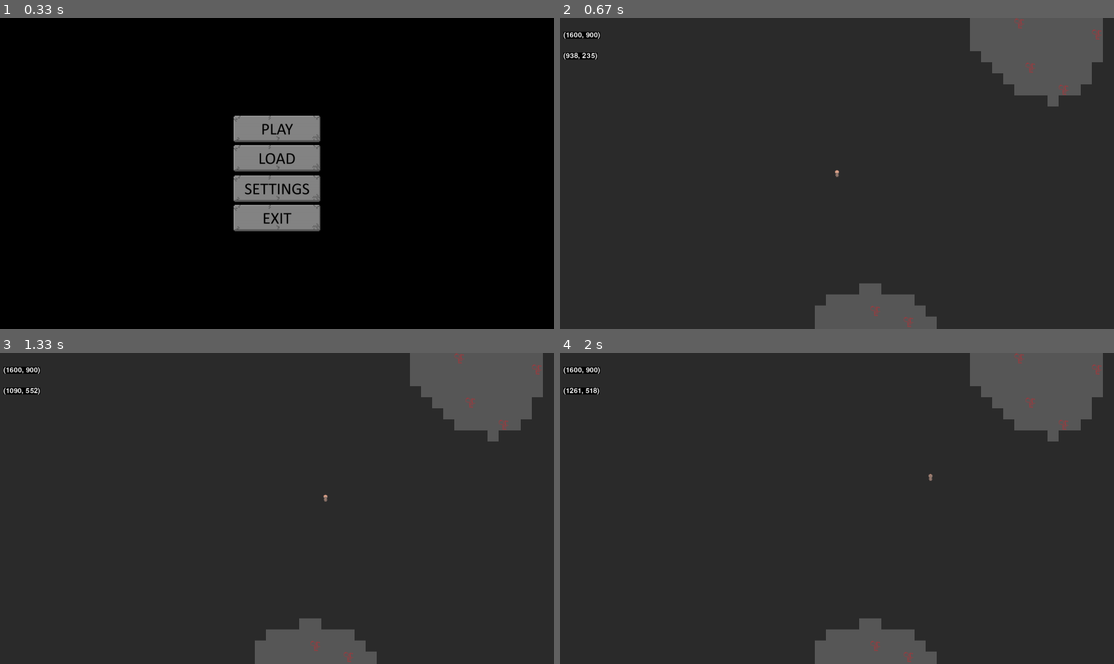
Above: before the commit, frames 1-4 (two rows, left to right).
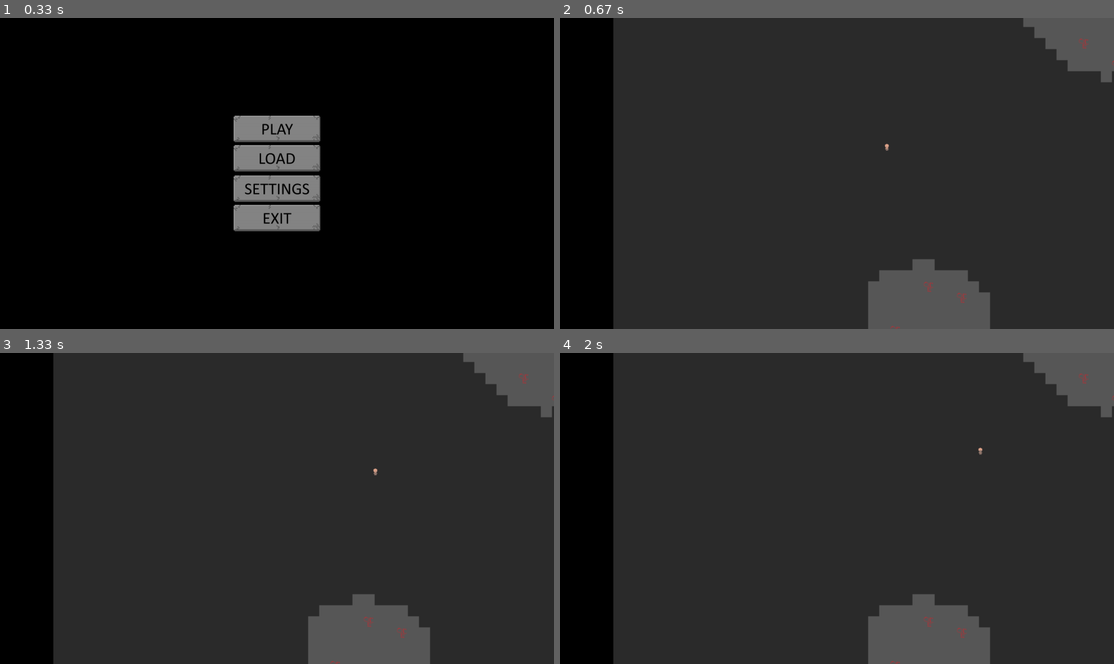
Above: after the commit, the same moments.

Repository: Shelbyen/PyGame_Game
Game: pygame game, started from main.py
Two runs of this game, one before a commit and one after it. Both use one fixed random seed, a clock stepped at 60 frames per second and the inputs below.
Inputs (mouse positions are in pixels of both pictures, inside the frame that each line leads up to):
- Up to frame 1 (0.33 s): no input
- Up to frame 2 (0.67 s): press the mouse at (837, 129) at 0.37 s; move the mouse to (859, 114) at 0.47 s; release the mouse at (886, 98) at 0.6 s
- Up to frame 3 (1.33 s): hold Right 0.67-1.13 s; move the mouse to (293, 601) at 0.7 s; hold Up from 1.22 s (still down); move the mouse to (376, 542) at 1.25 s
- Up to frame 4 (2 s): release Up at 1.52 s; hold Right from 1.55 s (still down); move the mouse to (997, 533) at 1.58 s

Frame 1 is identical in both runs. In frame 2, 17% of the frame differs, in the area x 0-100%, y 0-100%; in frame 3, 17%; in frame 4, 17%.

Commit message:
add final camera

Diff:
--- a/config.py
+++ b/config.py
@@ -21,7 +21,7 @@
 font.init()
 COLOR_INACTIVE = Color('lightskyblue3')
 COLOR_ACTIVE = Color('dodgerblue2')
-FONT = font.Font(None, 32)
+FONT = font.Font(None, 50)
 
 TILE = 32
 FPS = 60
--- a/data/core/camera.py
+++ b/data/core/camera.py
@@ -1,24 +1,10 @@
-from pygame import SRCALPHA, Surface, Rect, K_q, K_e, K_a, K_d, K_w, K_s
+from pygame import SRCALPHA, Surface
 from pygame.display import get_surface
-from pygame.key import get_pressed
-from pygame.math import Vector2
-from pygame.mouse import get_pos
+from pygame.mouse import get_pressed
 from pygame.sprite import Group
 from pygame.transform import scale
 
 from config import SCREEN_WIDTH, SCREEN_HEIGHT
-from debug import debug
-
-
-def get_internal_surface(internal_surf, sprites, offset, internal_offset):
-    for sprite in sorted(sprites, key=lambda sprite: sprite.rect.centery):
-        # filter(lambda sprite: internal_surf.get_rect().colliderect(sprite.rect)
-        offset_pos = sprite.rect.topleft - offset + internal_offset
-        if (offset_pos.x + sprite.rect.width > 0
-                and offset_pos.y + sprite.rect.height > 0
-                or offset_pos.x - sprite.rect.width < internal_surf.get_width()
-                and offset_pos.y - sprite.rect.height < internal_surf.get_height()):
-            internal_surf.blit(sprite.image, offset_pos)
 
 
 class CameraGroup(Group):
@@ -26,61 +12,44 @@
         super().__init__()
         self.display_surface = get_surface()
 
-        # camera offset
-        self.offset = Vector2()
-        self.half_w = self.display_surface.get_size()[0] // 2
-        self.half_h = self.display_surface.get_size()[1] // 2
+        self.camera_x = 0
+        self.camera_y = 0
 
-        # box setup
-        self.camera_borders = {'left': 200, 'right': 200, 'top': 100, 'bottom': 100}
-        l = self.camera_borders['left']
-        t = self.camera_borders['top']
-        w = self.display_surface.get_size()[0] - (self.camera_borders['left'] + self.camera_borders['right'])
-        h = self.display_surface.get_size()[1] - (self.camera_borders['top'] + self.camera_borders['bottom'])
-        self.camera_rect = Rect(l, t, w, h)
-
-        # camera speed
-        self.keyboard_speed = 8
-        self.mouse_speed = 0.2
-
-        # zoom
         self.zoom_scale = 1
         self.internal_surf_size = (SCREEN_WIDTH, SCREEN_HEIGHT)
         self.internal_surf = Surface(self.internal_surf_size, SRCALPHA)
-        self.internal_rect = self.internal_surf.get_rect(center=(self.half_w, self.half_h))
-        self.internal_surface_size_vector = Vector2(self.internal_surf_size)
-        self.internal_offset = Vector2()
-        self.internal_offset.x = self.internal_surf_size[0] // 2 - self.half_w
-        self.internal_offset.y = self.internal_surf_size[1] // 2 - self.half_h
 
-    def keyboard_control(self):
+    def keyboard_control(self, event):
         keys = get_pressed()
-        if keys[K_a]: self.camera_rect.x -= self.keyboard_speed
-        if keys[K_d]: self.camera_rect.x += self.keyboard_speed
-        if keys[K_w]: self.camera_rect.y -= self.keyboard_speed
-        if keys[K_s]: self.camera_rect.y += self.keyboard_speed
+        if keys[0]:
+            self.camera_x -= event.rel[0] * self.zoom_scale
+            self.camera_y -= event.rel[1] * self.zoom_scale
 
-        self.offset.x = self.camera_rect.left - self.camera_borders['left']
-        self.offset.y = self.camera_rect.top - self.camera_borders['top']
+    def zoom_keyboard_control(self, event):
+        mouse_pos_x = event.pos[0]
+        mouse_pos_y = event.pos[1]
+        jump_x = self.camera_x + mouse_pos_x * self.zoom_scale
+        jump_y = self.camera_y + mouse_pos_y * self.zoom_scale
 
-    def zoom_keyboard_control(self):
-        keys = get_pressed()
-        if keys[K_q] and self.zoom_scale <= 1.8:
-            self.zoom_scale += 0.1
-        if keys[K_e] and self.zoom_scale >= 0.5:
-            self.zoom_scale -= 0.1
+        if event.button == 4:
+            self.zoom_scale = self.zoom_scale * 0.85
+
+            self.camera_x = jump_x - mouse_pos_x * self.zoom_scale
+            self.camera_y = jump_y - mouse_pos_y * self.zoom_scale
+
+        if event.button == 5:
+            self.zoom_scale = self.zoom_scale / 0.85
+
+            self.camera_x = jump_x - mouse_pos_x * self.zoom_scale
+            self.camera_y = jump_y - mouse_pos_y * self.zoom_scale
 
     def custom_draw(self):
-        self.keyboard_control()
-        self.zoom_keyboard_control()
         self.internal_surf.fill('#000000')
 
-        # active elements
-        get_internal_surface(self.internal_surf, self.sprites(), self.offset, self.internal_offset)
-
-        self.internal_surf = scale(self.internal_surf, tuple(map(int, (self.internal_surface_size_vector * self.zoom_scale))))
-        self.internal_rect = self.internal_surf.get_rect(center=(self.half_w, self.half_h))
-
-        self.display_surface.blit(self.internal_surf, self.internal_rect)
-        debug(tuple(map(int, (self.internal_surface_size_vector * self.zoom_scale))), y=40)
-        debug((int(get_pos()[0] * self.zoom_scale), int(get_pos()[1] * self.zoom_scale)), y=100)
+        for sprite in sorted(self.sprites(), key=lambda sprite: sprite.rect.centery):
+            # filter(lambda sprite: internal_surf.get_rect().colliderect(sprite.rect)
+            sprite_pos_x = int((sprite.rect.centerx - self.camera_x) / self.zoom_scale)
+            sprite_pos_y = int((sprite.rect.centery - self.camera_y) / self.zoom_scale)
+            sprite.image = scale(sprite.image, (sprite.rect.width / self.zoom_scale,
+                                                sprite.rect.height / self.zoom_scale))
+            self.display_surface.blit(sprite.image, (sprite_pos_x, sprite_pos_y))
--- a/data/core/game.py
+++ b/data/core/game.py
@@ -1,4 +1,4 @@
-from pygame import KEYDOWN, K_ESCAPE
+from pygame import KEYDOWN, K_ESCAPE, MOUSEMOTION, MOUSEBUTTONDOWN
 from pygame.sprite import Group
 
 from data.core.camera import CameraGroup
@@ -39,9 +39,13 @@
 
     def update(self):
         self.props.update()
-        self.pause_menu.gui.update()
+        self.pause_menu.update()
 
         for event in self.app.events:
+            if event.type == MOUSEMOTION:
+                self.camera_group.keyboard_control(event)
+            if event.type == MOUSEBUTTONDOWN:
+                self.camera_group.zoom_keyboard_control(event)
             if event.type == KEYDOWN:
                 if event.key == K_ESCAPE:
                     if self.state != [0]:
--- a/data/core/pause_menu.py
+++ b/data/core/pause_menu.py
@@ -42,6 +42,7 @@
             self.pause_menu.draw(self.game.app.screen)
         elif self.game.state == [1, 0]:
             self.save_menu.draw(self.game.app.screen)
+            self.change_save_name.draw(self.game.app.screen)
 
     def update(self):
         if self.game.state == [1]:
--- a/data/gui/text_label.py
+++ b/data/gui/text_label.py
@@ -1,11 +1,10 @@
 from os.path import join
 
-import pygame
 from pygame import MOUSEBUTTONDOWN, KEYDOWN, K_RETURN, K_BACKSPACE
 from pygame.image import load
 from pygame.sprite import Sprite
 
-from config import COLOR_INACTIVE, FONT, COLOR_ACTIVE, img_dir
+from config import FONT, img_dir
 
 
 class InputBox(Sprite):
@@ -17,7 +16,7 @@
         super().__init__(self.menu.gui)
         self.image = load(join(img_dir, "labels", f"{name}.png")).convert_alpha()
         self.rect = self.image.get_rect(center=(pos[0], pos[1]))
-        self.color = COLOR_INACTIVE
+        self.color = (0, 0, 0)
         self.text = text
         self.txt_surface = FONT.render(text, True, self.color)
         self.active = False
@@ -30,8 +29,6 @@
                 self.active = not self.active
             else:
                 self.active = False
-            # Change the current color of the input box.
-            self.color = COLOR_ACTIVE if self.active else COLOR_INACTIVE
         if event.type == KEYDOWN:
             if self.active:
                 if event.key == K_RETURN:
@@ -47,12 +44,7 @@
     def update(self):
         for event in self.menu.app.events:
             self.handle_event(event)
-        # Resize the box if the text is too long.
-        width = max(200, self.txt_surface.get_width()+10)
-        self.rect.w = width
 
     def draw(self, screen):
         # Blit the text.
-        screen.blit(self.txt_surface, (self.rect.x+5, self.rect.y+5))
-        # Blit the rect.
-        pygame.draw.rect(screen, self.color, self.rect, 2)
+        screen.blit(self.txt_surface, (self.rect.x+5, self.rect.y+10))
Binary file changed: data/img/labels/save_menu_1.png
